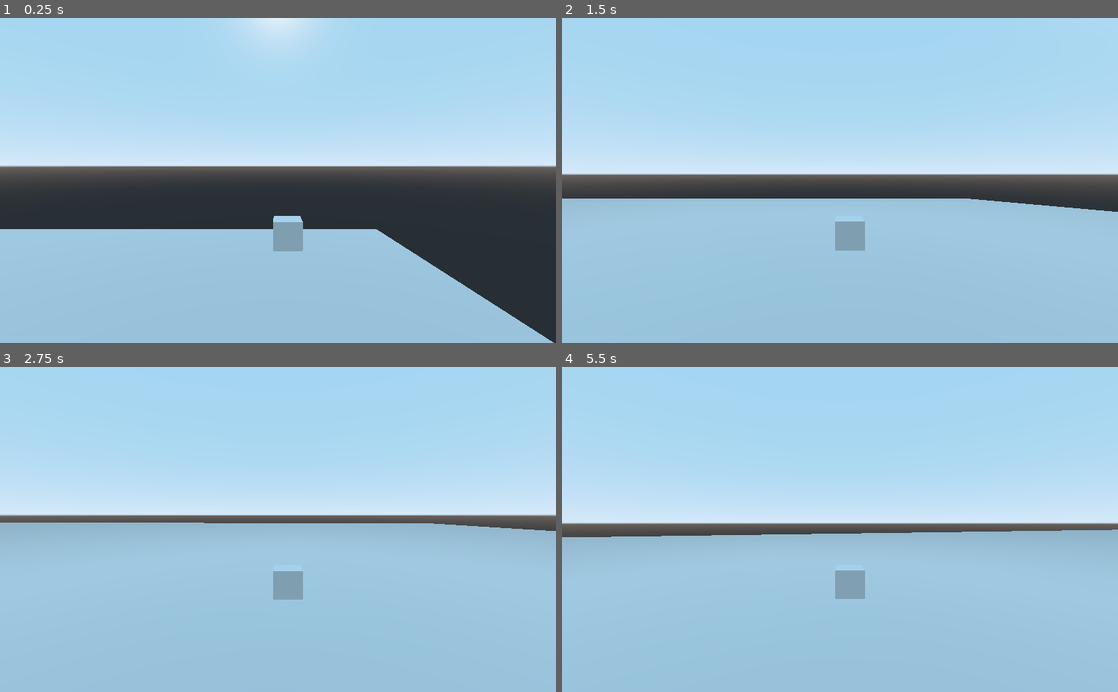
Above: before the commit, frames 1-4 (two rows, left to right).
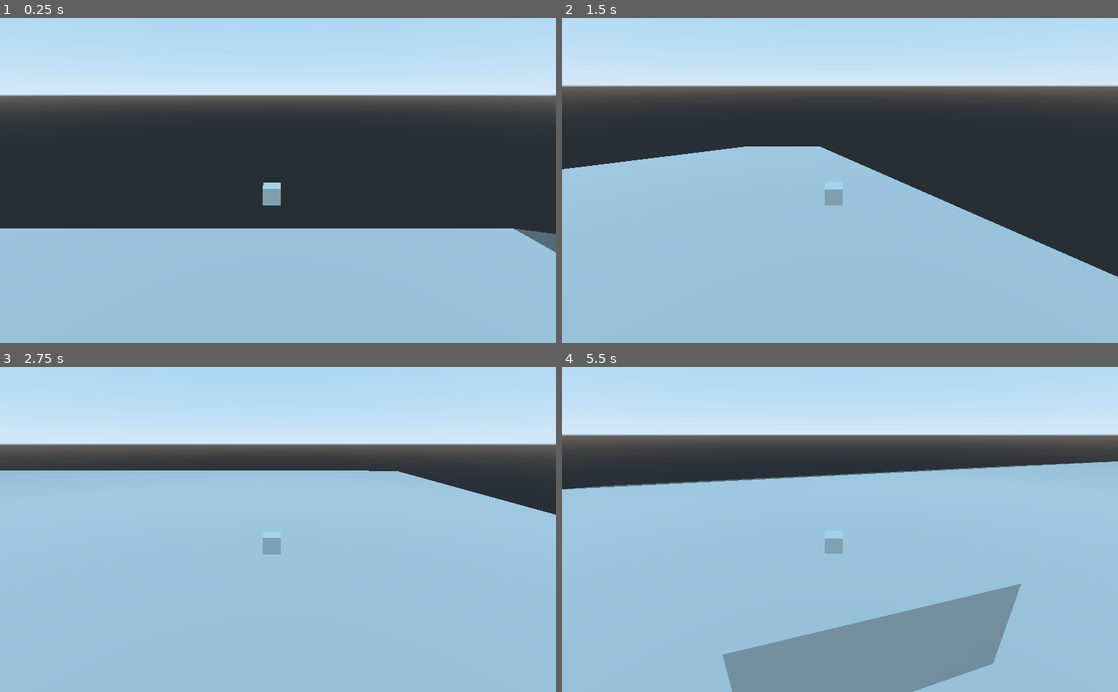
Above: after the commit, the same moments.

Repository: Joren-S-Tier/WolfLance-Alpha
Game: Godot game, scene res://HardSell.tscn
Two runs of this game, one before a commit and one after it. Both use one fixed random seed, a clock stepped at 60 frames per second and the inputs below. This scene is started directly instead of the project's main scene.
Inputs (mouse positions are in pixels of both pictures, inside the frame that each line leads up to):
- Up to frame 1 (0.25 s): no input
- Up to frame 2 (1.5 s): move the mouse to (962, 164) at 0.52 s; hold D (move_right) 0.53-1.28 s; hold Down (aim_down) 0.53-1.28 s; click (962, 164) at 0.67 s; move the mouse to (728, 196) at 1.27 s; hold S (move_down) from 1.28 s (still down); tap Left (aim_left) at 1.35 s
- Up to frame 3 (2.75 s): move the mouse to (333, 458) at 2.02 s; release S (move_down) at 2.03 s; hold D (move_right) from 2.03 s (still down); hold Right (aim_right) from 2.03 s (still down)
- Up to frame 4 (5.5 s): move the mouse to (812, 594) at 2.77 s; release D (move_right) at 2.78 s; release Right (aim_right) at 2.78 s; hold W (move_up) 2.78-3.53 s; tap Up (aim_up) at 2.85 s; click (812, 594) at 2.92 s; move the mouse to (1006, 578) at 3.52 s; hold Alt (bomb) 3.53-4.28 s; hold A (move_left) 3.53-5.03 s; move the mouse to (673, 480) at 4.27 s; tap Space (boosting) at 4.35 s; move the mouse to (867, 529) at 5.02 s; hold S (move_down) from 5.03 s (still down); hold Shift (dodge roll) from 5.03 s (still down); click (867, 529) at 5.17 s

The runs differ from the first frame. In frame 1, 40% of the frame differs, in the area x 0-100%, y 0-100%; in frame 2, 47%; in frame 3, 33%; in frame 4, 49%, in the area x 0-100%, y 9-100%.

Commit message:
cube is no longer falling through floor

Diff:
--- a/WolfLance-VS-Alpha/3d  test level.tscn
+++ b/WolfLance-VS-Alpha/3d  test level.tscn
@@ -3,6 +3,7 @@
 [ext_resource path="res://3d  test level.glb" type="PackedScene" id=1]
 
 [sub_resource type="ConcavePolygonShape" id=1]
+margin = 0.075
 data = PoolVector3Array( -1, -1, 1, -1, 1, -1, -1, 1, 1, -1, -1, 1, -1, -1, -1, -1, 1, -1, -1, -1, -1, 1, 1, -1, -1, 1, …(5242 unchanged characters)…
 
 [node name="3d  test level" instance=ExtResource( 1 )]
--- a/WolfLance-VS-Alpha/HardSell.tscn
+++ b/WolfLance-VS-Alpha/HardSell.tscn
@@ -11,7 +11,7 @@
 transform = Transform( 1, 0, 0, 0, 1, 0, 0, 0, 1, -0.685852, -30.5497, 1.94469 )
 
 [node name="Player" parent="." instance=ExtResource( 2 )]
-transform = Transform( 0.1, 0, 0, 0, 0.1, 0, 0, 0, 0.1, 67.1633, -2.18367, 15.249 )
+transform = Transform( 1, 0, 0, 0, 1, 0, 0, 0, 1, 66.7152, -1.93711, 17.442 )
 
 [node name="fountain" parent="." instance=ExtResource( 3 )]
-transform = Transform( 0.1, 0, 0, 0, 0.1, 0, 0, 0, 0.1, -60.6886, -27.4482, -6.71124 )
+transform = Transform( 0.1, 0, 0, 0, 0.1, 0, 0, 0, 0.1, -60.6886, -29.529, -6.71124 )
--- a/WolfLance-VS-Alpha/Player.gd
+++ b/WolfLance-VS-Alpha/Player.gd
@@ -2,7 +2,7 @@
 
 var moveSpeed = 10.0
 var jumpSpeed = 20.0
-var gravity = 15.0
+var gravity = 5.0
 
 var velocity = Vector3()
 onready var camera = get_node("CameraHolder")
--- a/WolfLance-VS-Alpha/Player.tscn
+++ b/WolfLance-VS-Alpha/Player.tscn
@@ -21,7 +21,8 @@
 material/0 = null
 
 [node name="CameraHolder" type="Spatial" parent="."]
+transform = Transform( -4.37114e-08, 0, 1, 0, 1, 0, -1, 0, -4.37114e-08, 0, 0, 0 )
 script = ExtResource( 1 )
 
 [node name="Camera" type="Camera" parent="CameraHolder"]
-transform = Transform( 1, 0, 0, 0, 0.979775, 0.200103, 0, -0.200103, 0.979775, -0.134183, 1.3985, 3.11673 )
+transform = Transform( -1, -9.2373e-09, 8.64356e-08, 9.2373e-09, 0.977416, 0.211325, -8.64356e-08, 0.211325, -0.977416, -0.134183, 1.3985, -5.06289 )
